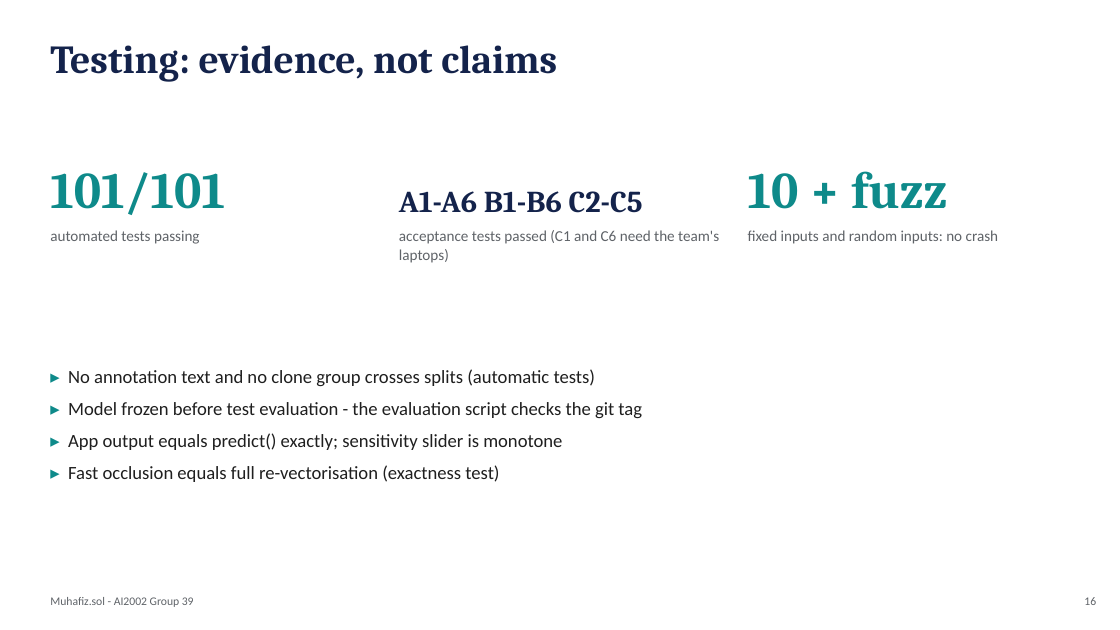
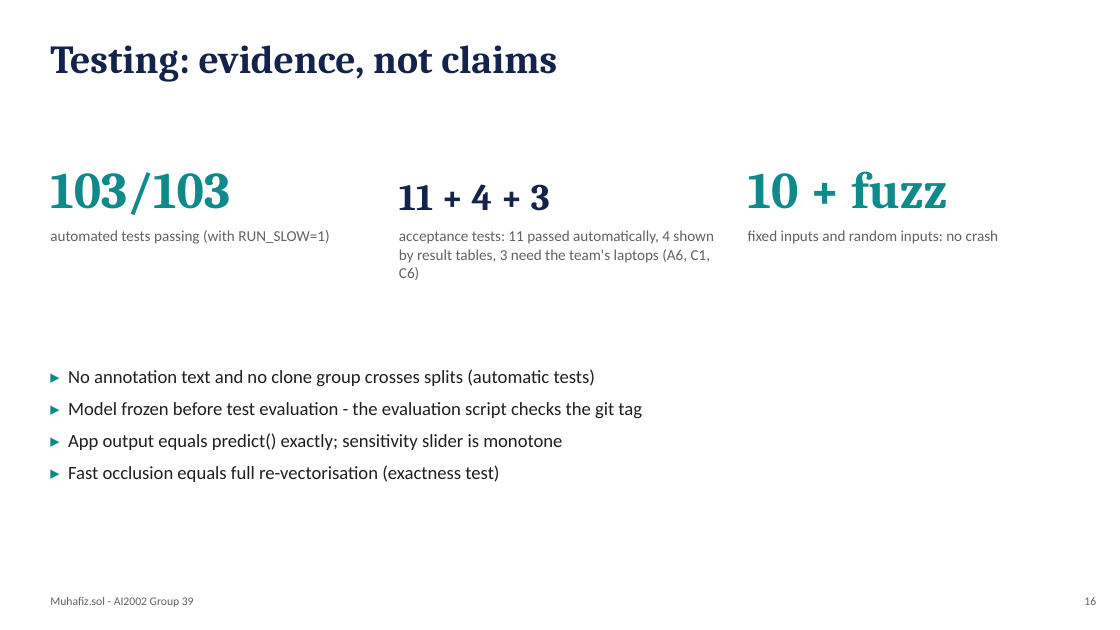
Before and after one commit to tlhaasami/muhafix-sol, a slide deck: slide 16 of reports/Muhafiz_sol_Slides.pptx. Drawn at 1120x630 pixels with LibreOffice and Linux fonts; fonts in the diff are those of the drawing. Boxes give left, top, right and bottom in pixels: in the first picture for what was removed or moved away, otherwise in the second. Text is boxed around its words. In the diff, an @@ line names an element or a change of style, - is before the commit and + after.

Commit message:
Review fixes (report, slides, cards, demo): correct interpretations and disclose limits
- E1: accuracy argument fixed (never flagging scores 0.773 label accuracy); overlapping intervals
  and best-of-three seed noted; E2: largest gain computed from the table (decision tree), lower-
  bound claim replaced by the two confounds; E3: overlap disclosed, causes stated as hypotheses,
  comparison with published work; E4: n-gram ablation reported honestly (1-2-grams do better)
- Chapter 1: CertiK figure attribution corrected, sources hedged and cited, to-do removed;
  chapter 3: tiny-source filter, rare-class rule wording, giant families and prevalence shift
- Calibration gate, float16 storage, input limits and similar-contract index described correctly;
  per-case analyses for E5; model card and data card added as appendices C and D
- Slides: honest acceptance counts, intervals, independent SmartBugs number; model card thresholds
  rounded once from thresholds.json; demo script uses a real failure case and working links

```diff
--- a/reports/Muhafiz_sol_Slides.pptx
+++ b/reports/Muhafiz_sol_Slides.pptx
@@ text at box(50, 172, 230, 215): text changed @@
-101/101
+103/103
@@ text at box(399, 184, 550, 211): text changed; size 26 to 32 pt @@
-A1-A6 B1-B6 C2-C5
+11 + 4 + 3
@@ text at box(50, 230, 329, 244): text changed @@
-automated tests passing
+automated tests passing (with RUN_SLOW=1)
@@ text at box(399, 230, 714, 280): text changed @@
-acceptance tests passed (C1 and C6 need the team's laptops)
+acceptance tests: 11 passed automatically, 4 shown by result tables, 3 need the team's laptops (A6, C1, C6)
```
Also in this commit, not shown: 5 other slides changed, 19 other files.
